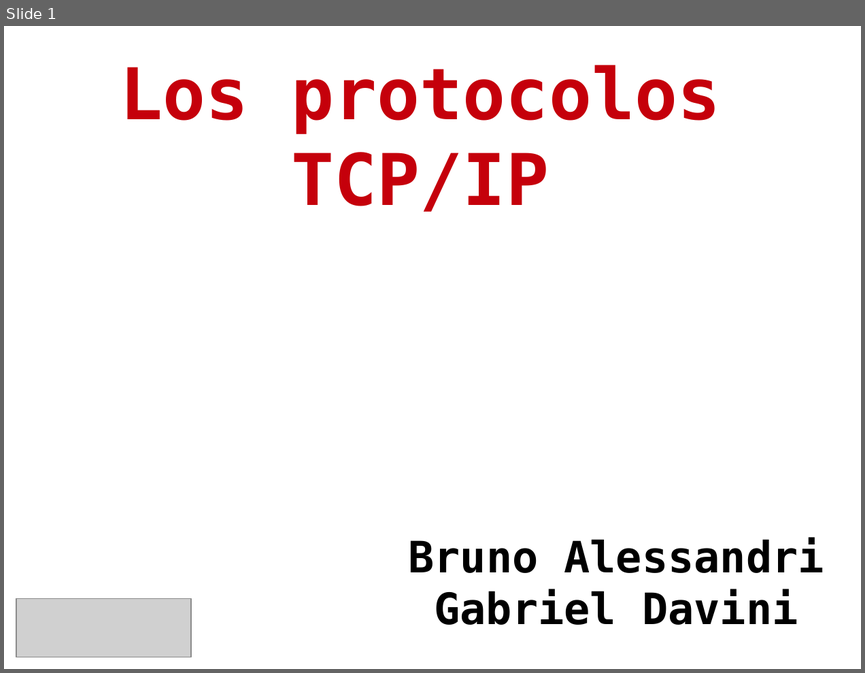
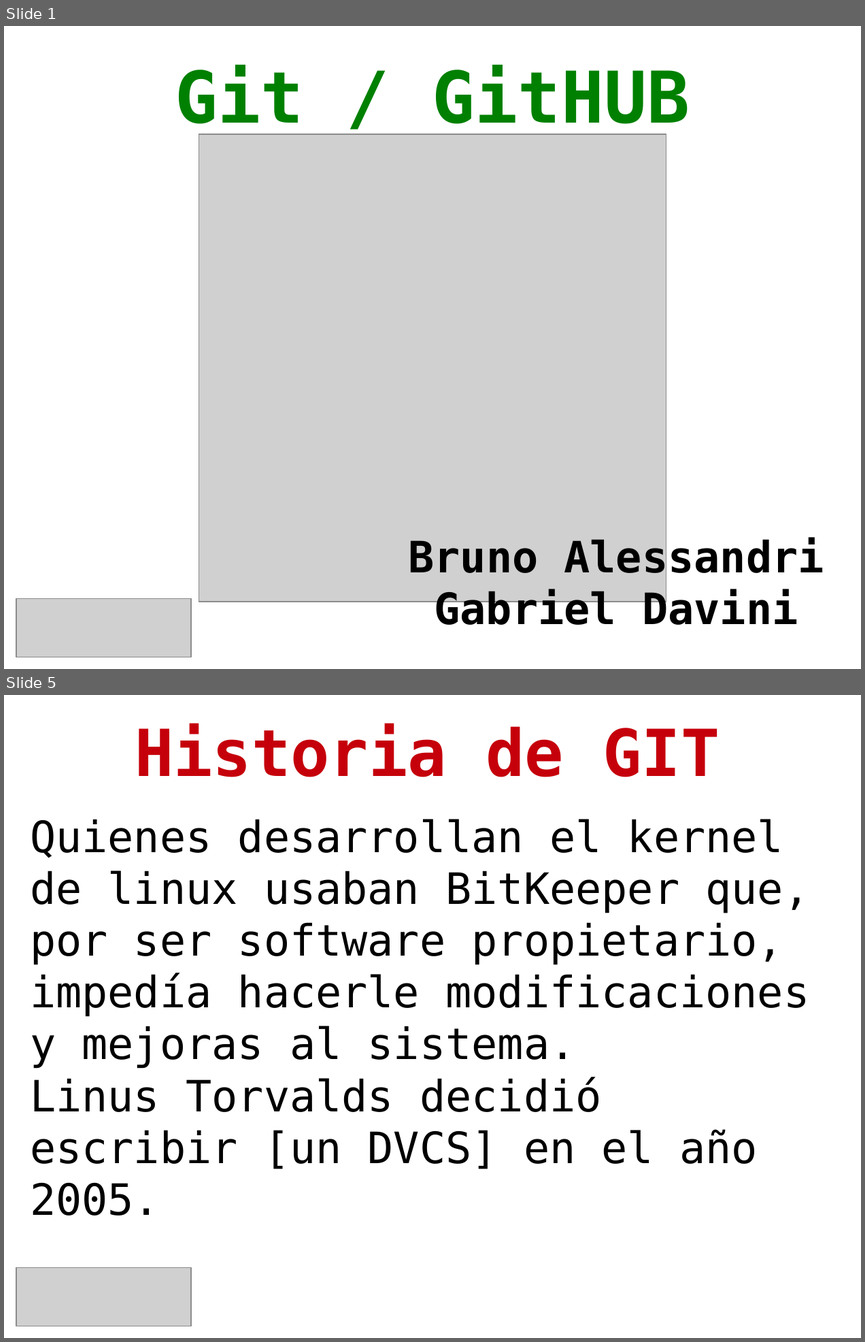
Before and after one commit to gabrielo77/TP_Git-GitHUB_CyR_UTNFRRo_2014, a slide deck: git_github.odp. Shown one above the other, each under a label of ours: slide 1 before the commit, slides 1 and 5 after it; the slides between them are not shown. The pictures are 865x673 and 865x1342 pixels, drawn with LibreOffice and Linux fonts; fonts in the diff are those of the drawing; grey boxes stand for pictures; background and template pictures are left out. Boxes give left, top, right and bottom in pixels: in the first picture for what was removed or moved away, otherwise in the second. Text is boxed around its words. In the diff, an @@ line names an element or a change of style, - is before the commit and + after.

```diff
--- a/git_github.odp
+++ b/git_github.odp
@@ slide 5 added at <box>4,695,861,1338</box>, background #FFFFFF @@
@@ title added at <box>135,724,719,777</box>, 60 pt, text #C5000B, bold @@
+Historia de GIT
@@ text added at <box>30,819,809,1215</box>, 40 pt, text #000000 @@
+Quienes desarrollan el kernel de linux usaban BitKeeper que, por ser software propietario, impedía hacerle modificaciones y mejoras al sistema.
+Linus Torvalds decidió escribir [un DVCS] en el año 2005.
@@ picture added at <box>16,1268,192,1325</box> @@
@@ slide 1 changed as well @@
@@ title at <box>175,65,689,137</box>: text changed; text colour #C5000B to #008000 @@
-Los protocolos TCP/IP
+Git / GitHUB
@@ picture added at <box>199,134,666,601</box> @@
```
Also in this commit, not shown: 2 other slides changed, 15 other slides added, 13 slides removed, 1 other file.
